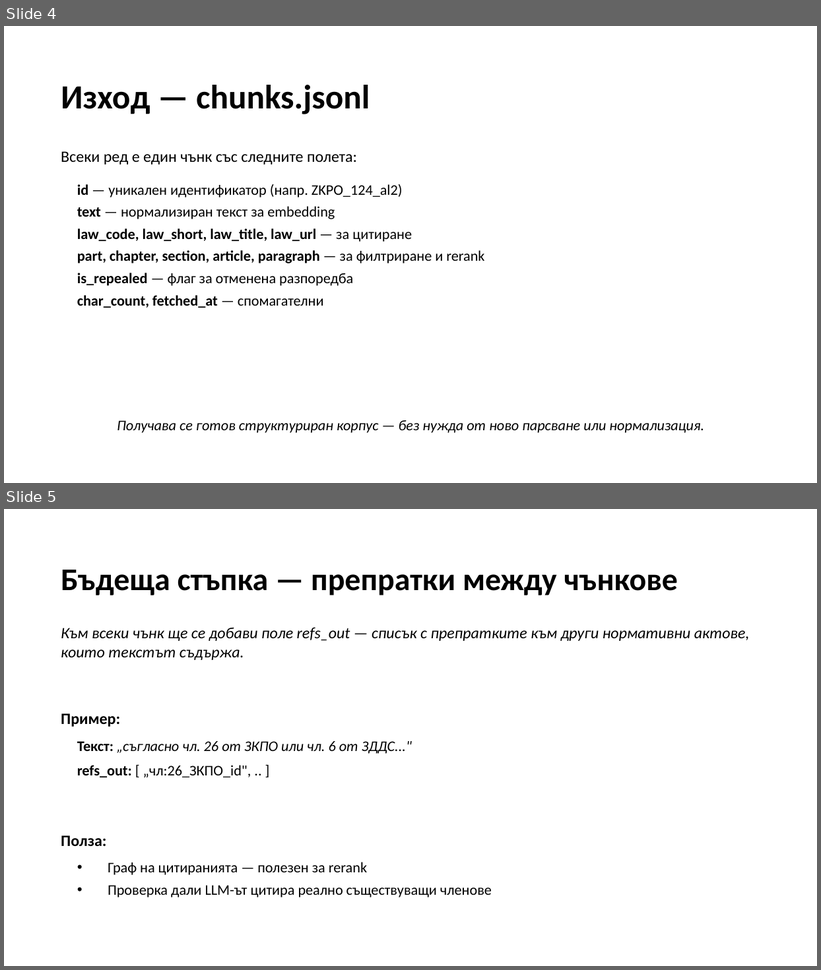
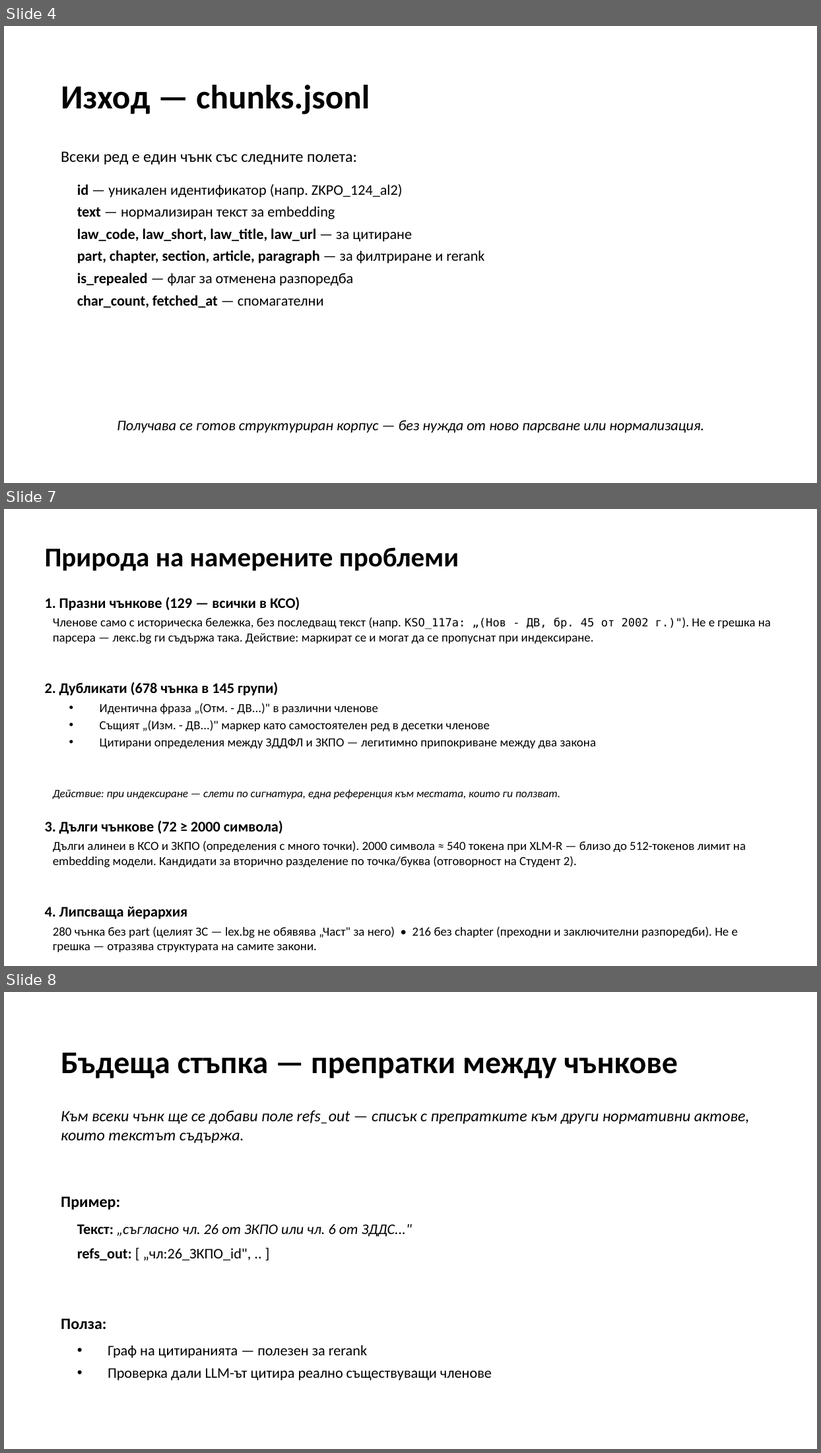
Before and after one commit to LLM-Project-2026/tax_and_accounting_law_RAG, a slide deck: stage_1_presentation_v2.pptx. Shown one above the other, each under a label of ours: slides 4 and 5 before the commit, slides 4, 7 and 8 after it; the slides between them are not shown. The pictures are 821x970 and 821x1453 pixels, drawn with LibreOffice and Linux fonts; fonts in the diff are those of the drawing. Boxes give left, top, right and bottom in pixels: in the first picture for what was removed or moved away, otherwise in the second. Text is boxed around its words. In the diff, an @@ line names an element or a change of style, - is before the commit and + after.

```diff
--- a/stage_1_presentation_v2.pptx
+++ b/stage_1_presentation_v2.pptx
@@ slide 7 added at bbox=[4, 509, 817, 966], background #FFFFFF @@
@@ text added at bbox=[45, 547, 459, 571], 24 pt, text #000000, bold @@
+Природа на намерените проблеми
@@ text added at bbox=[45, 597, 300, 611], 13 pt, text #000000, bold @@
+1. Празни чънкове (129 — всички в КСО)
@@ text added at bbox=[53, 617, 771, 644], 11 pt, text #000000 @@
+Членове само с историческа бележка, без последващ текст (напр. KSO_117а: „(Нов - ДВ, бр. 45 от 2002 г.)"). Не е грешка на парсера — лекс.bg ги съдържа така. Действие: маркират се и могат да се пропуснат при индексиране.
@@ text added at bbox=[45, 682, 278, 696], 13 pt, text #000000, bold @@
+2. Дубликати (678 чънка в 145 групи)
@@ text added at bbox=[100, 703, 597, 749], 11 pt, text #000000 @@
+• Идентична фраза „(Отм. - ДВ...)" в различни членове
+• Същият „(Изм. - ДВ...)" маркер като самостоятелен ред в десетки членове
+• Цитирани определения между ЗДДФЛ и ЗКПО — легитимно припокриване между два закона
@@ text added at bbox=[53, 789, 560, 799], 10 pt, text #000000, italic @@
+Действие: при индексиране — слети по сигнатура, една референция към местата, които ги ползват.
@@ text added at bbox=[45, 821, 283, 834], 13 pt, text #000000, bold @@
+3. Дълги чънкове (72 ≥ 2000 символа)
@@ text added at bbox=[53, 841, 746, 868], 11 pt, text #000000 @@
+Дълги алинеи в КСО и ЗКПО (определения с много точки). 2000 символа ≈ 540 токена при XLM-R — близо до 512-токенов лимит на embedding модели. Кандидати за вторично разделение по точка/буква (отговорност на Студент 2).
@@ text added at bbox=[45, 906, 188, 920], 13 pt, text #000000, bold @@
+4. Липсваща йерархия
@@ text added at bbox=[53, 927, 738, 953], 11 pt, text #000000 @@
+280 чънка без part (целият ЗС — lex.bg не обявява „Част" за него) • 216 без chapter (преходни и заключителни разпоредби). Не е грешка — отразява структурата на самите закони.
@@ what was slide 5 is now slide 8 @@
```
Also in this commit, not shown: 2 slides changed, 4 other slides added.
